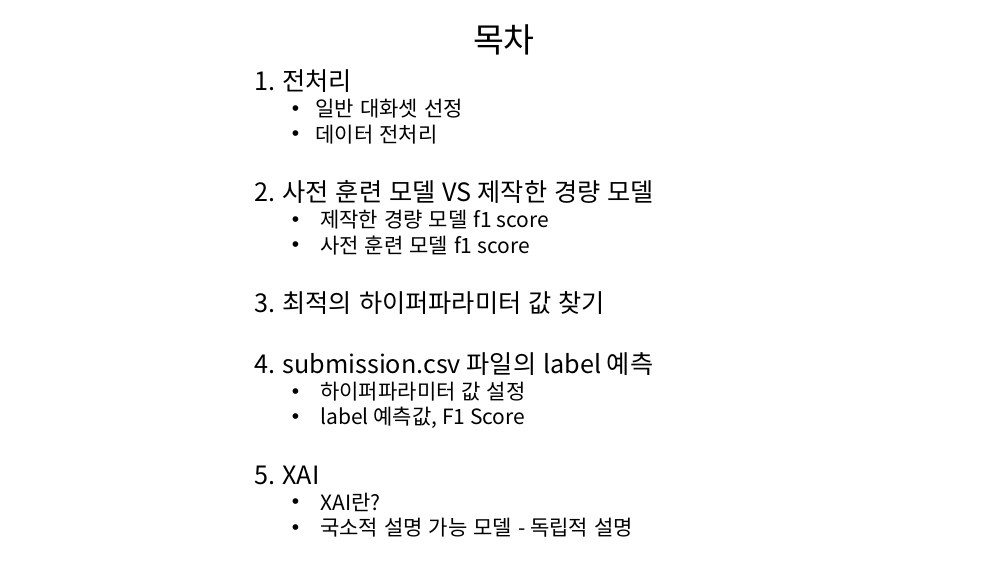
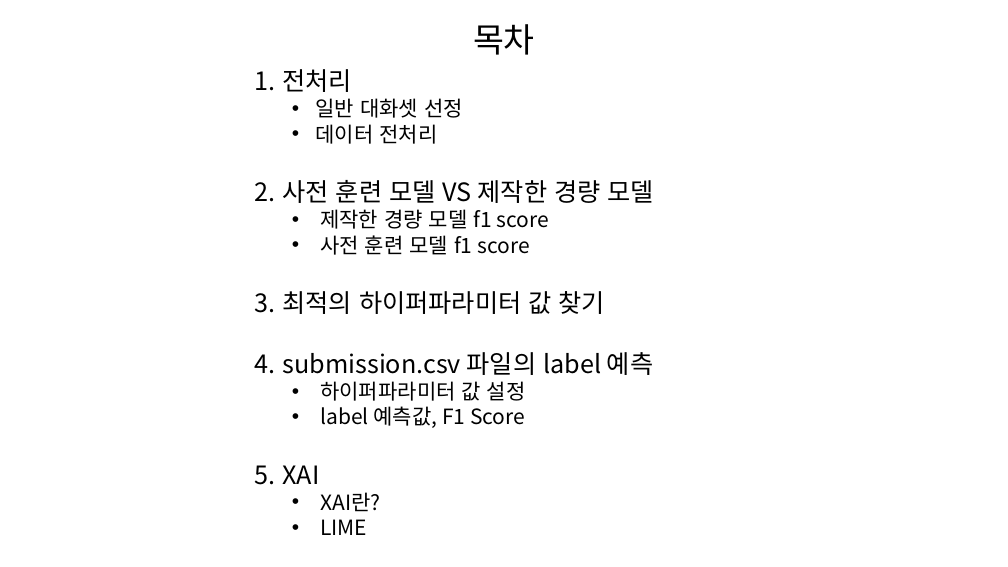
Before and after one commit to vieisi8/AIFFEL_DLthon, a slide deck: slide 2 of 발표 자료/이지하조 발표 자료 .pptx. Drawn at 1008x567 pixels with LibreOffice and Linux fonts; fonts in the diff are those of the drawing. Boxes give left, top, right and bottom in pixels: in the first picture for what was removed or moved away, otherwise in the second. Text is boxed around its words. In the diff, an @@ line names an element or a change of style, - is before the commit and + after.

```diff
--- a/발표 자료/이지하조 발표 자료 .pptx
+++ b/발표 자료/이지하조 발표 자료 .pptx
@@ text at [320,519,367,535]: text changed @@
-  • 국소적 설명 가능 모델 - 독립적 설명
+  • LIME
```
Also in this commit, not shown: 3 other slides changed.
